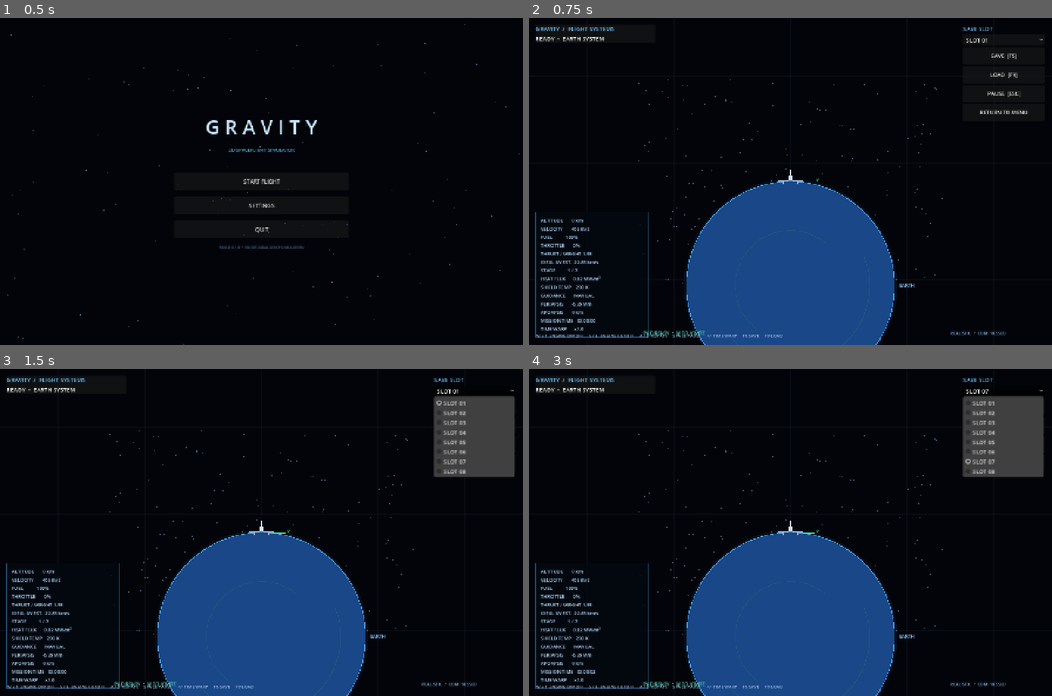
Above: before the commit, frames 1-4 (two rows, left to right).
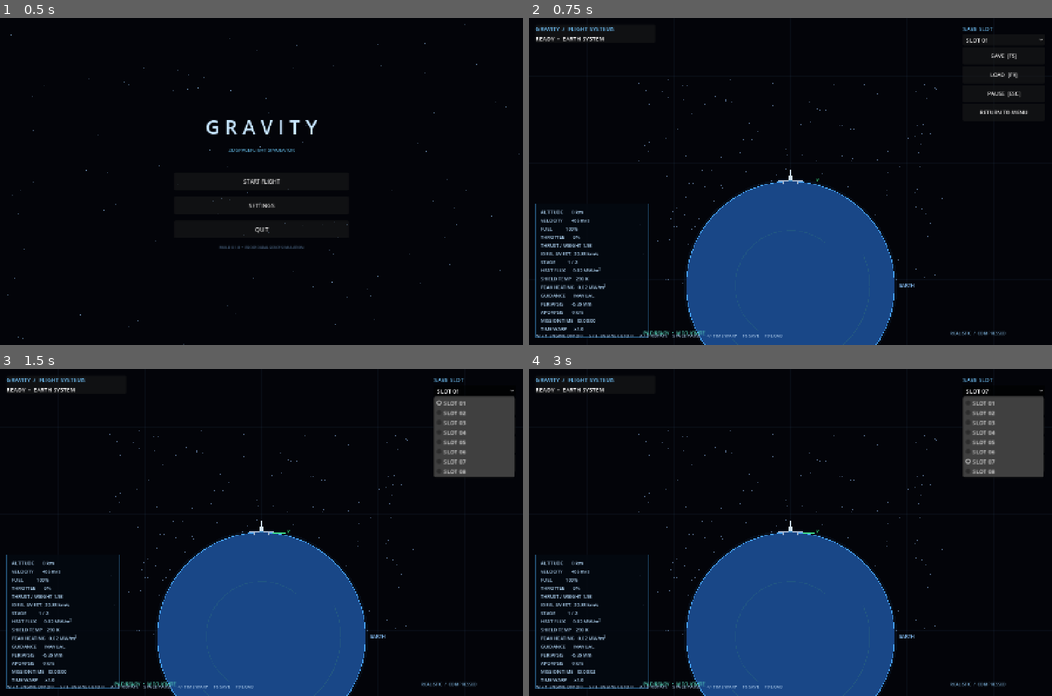
Above: after the commit, the same moments.

Repository: Blagos1195/Gravity-simulator
Game: Godot game, scene res://scenes/main.tscn
Two runs of this game, one before a commit and one after it. Both use one fixed random seed, a clock stepped at 60 frames per second and the inputs below.
Inputs:
- Up to frame 1 (0.5 s): no input
- Up to frame 2 (0.75 s): click "START FLIGHT" at 0.5 s
- Up to frame 3 (1.5 s): click "SLOT 01" at 1.25 s
- Up to frame 4 (3 s): click "RETURN TO MENU" at 2 s; click "SLOT 07" at 2.75 s

Frame 1 is identical in both runs. In frame 2, 0.8% of the frame differs, in the area x 1-23%, y 56-83%; in frame 3, 0.8%; in frame 4, 0.8%.

Commit message:
Tune adaptive integration and expand heating telemetry

Diff:
--- a/Gravity/scripts/simulation_view.gd
+++ b/Gravity/scripts/simulation_view.gd
@@ -18,7 +18,6 @@
 const LIFT_AREA := 1.8
 const DRAG_COEFFICIENT := 0.45
 const EARTH_ROTATION_RATE := 7.2921159e-5
-const MAX_HEAT_FLUX := 18.0
 
 var realism := "Realistic"
 var world_scale := "Compressed"
@@ -128,8 +127,8 @@
 func _adaptive_step_size() -> float:
     var altitude := maxf(0.0, rocket_position.length() - EARTH_RADIUS)
     var gravity := G * EARTH_MASS / pow(rocket_position.length(), 2.0)
-    var dynamic_limit := 0.08 * sqrt(maxf(1.0, altitude + 1000.0) / maxf(0.1, gravity))
-    var atmosphere_limit := 5000.0 / maxf(100.0, velocity.length()) if altitude < PlanetarySystem.ATMOSPHERE_HEIGHT else 0.25
+    var dynamic_limit := 0.02 * sqrt(maxf(1.0, altitude + 100.0) / maxf(0.1, gravity))
+    var atmosphere_limit := 1000.0 / maxf(100.0, velocity.length()) if altitude < PlanetarySystem.ATMOSPHERE_HEIGHT else 0.25
     return clampf(minf(dynamic_limit, atmosphere_limit), 0.002, 0.25)
 
 func _engine_thrust(altitude: float) -> float:
@@ -358,17 +357,18 @@
         "STAGE          %d / 2" % (stage_index + 1),
         "HEAT FLUX      %.2f MW/m²" % heat_flux_mw,
         "SHIELD TEMP    %.0f K" % heat_shield_temperature,
+        "PEAK HEATING   %.2f MW/m²" % peak_heat_flux_mw,
         "GUIDANCE       %s" % ("AUTO" if guidance_enabled else "MANUAL"),
         "PERIAPSIS      %s" % _format_distance(periapsis),
         "APOAPSIS       %s" % _format_distance(apoapsis),
         "MISSION TIME   %s" % _format_time(sim_time),
         "TIME WARP      x%s" % str(snappedf(time_warp, 0.01))
     ]
-    var box := Rect2(Vector2(18, size.y - 365), Vector2(310, 344))
+    var box := Rect2(Vector2(18, size.y - 388), Vector2(310, 367))
     draw_rect(box, Color(0.015, 0.035, 0.065, 0.86), true)
     draw_rect(box, Color(0.18, 0.42, 0.6, 0.7), false, 1.0)
     for i in range(lines.size()):
-        draw_string(ThemeDB.fallback_font, Vector2(32, size.y - 338 + i * 23), lines[i], HORIZONTAL_ALIGNMENT_LEFT, -1, 13, Color(0.68, 0.82, 0.94))
+        draw_string(ThemeDB.fallback_font, Vector2(32, size.y - 361 + i * 23), lines[i], HORIZONTAL_ALIGNMENT_LEFT, -1, 13, Color(0.68, 0.82, 0.94))
     draw_string(ThemeDB.fallback_font, Vector2(315, size.y - 28), status_message, HORIZONTAL_ALIGNMENT_LEFT, -1, 13, Color(0.35, 0.85, 0.75))
     draw_string(ThemeDB.fallback_font, Vector2(size.x - 280, size.y - 28), realism.to_upper() + "  /  " + world_scale.to_upper(), HORIZONTAL_ALIGNMENT_LEFT, -1, 12, Color(0.48, 0.68, 0.84))
 
